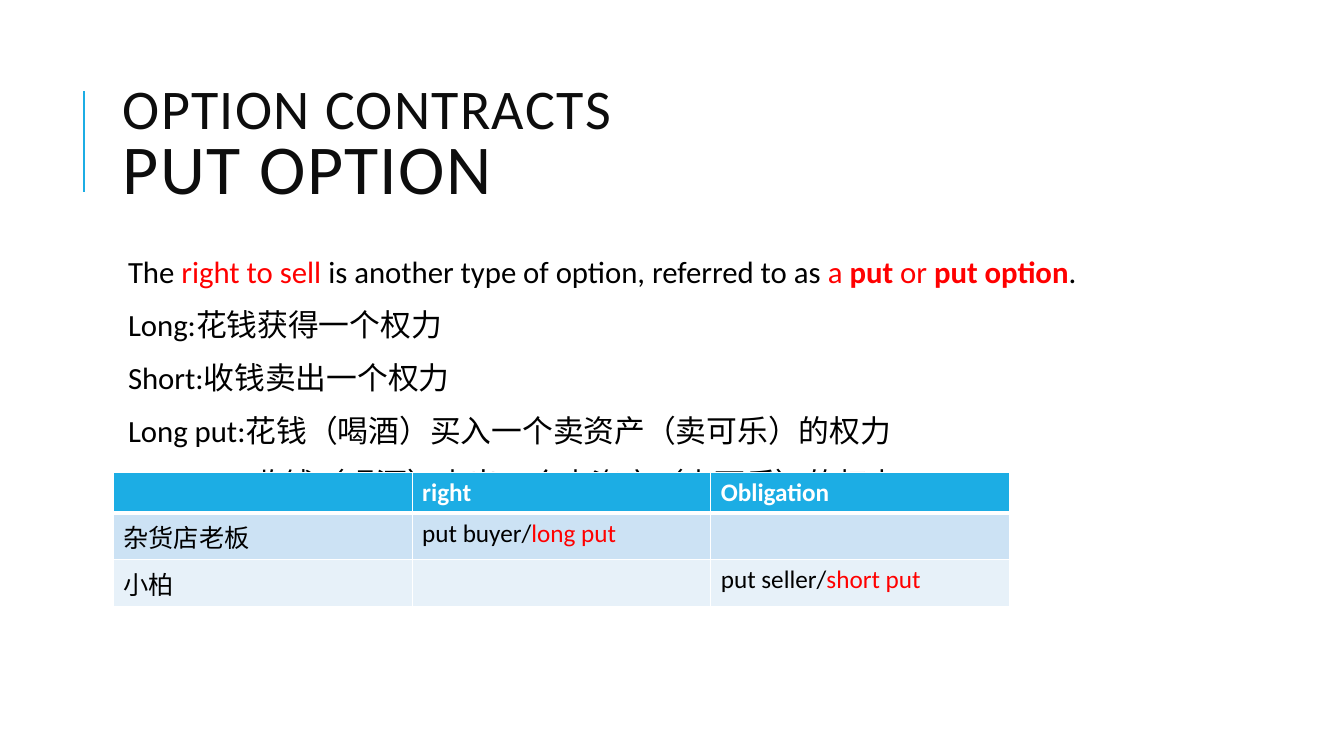
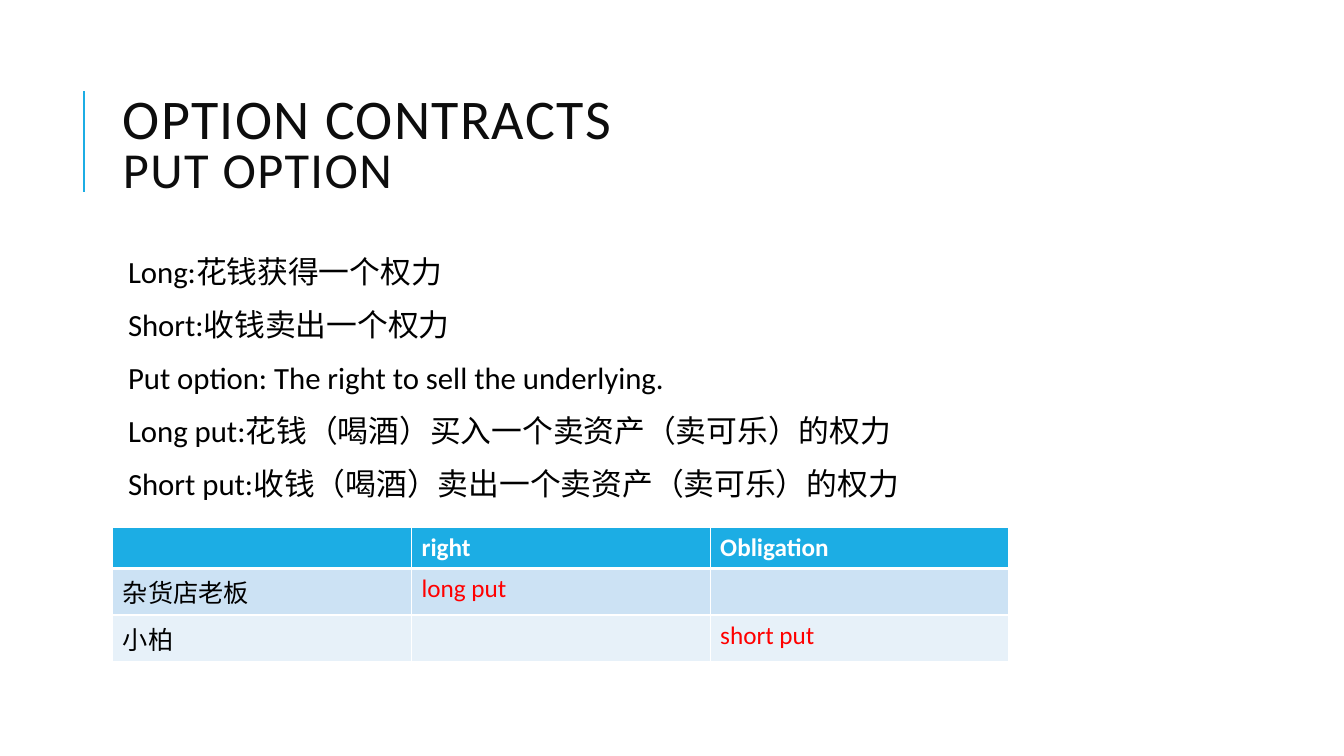
Before and after one commit to Isco0530/data, a slide deck: slide 33 of Derivatives.pptx. Drawn at 1344x756 pixels with LibreOffice and Linux fonts; fonts in the diff are those of the drawing. Boxes give left, top, right and bottom in pixels: in the first picture for what was removed or moved away, otherwise in the second. Text is boxed around its words. In the diff, an @@ line names an element or a change of style, - is before the commit and + after.

```diff
--- a/Derivatives.pptx
+++ b/Derivatives.pptx
@@ title "OPTION CONTRACTS PUT OPTION" at (123,102,611,189): size 50 to 36 pt in "PUT OPTION" @@
@@ text at (128,261,1077,289): paragraph removed @@
-  The right to sell is another type of option, referred to as a put or put option.
@@ text at (128,367,664,395): paragraph added @@
+  Put option: The right to sell the underlying.
@@ table at (113,527,1008,655) @@
-row 2, column 2: put buyer/long put
+row 2, column 2: long put
-row 3, column 3: put seller/short put
+row 3, column 3: short put
@@ table: place and size @@
-table at (114,472,1009,600)
+table at (113,527,1008,655)
```
Also in this commit, not shown: 8 other slides changed.
